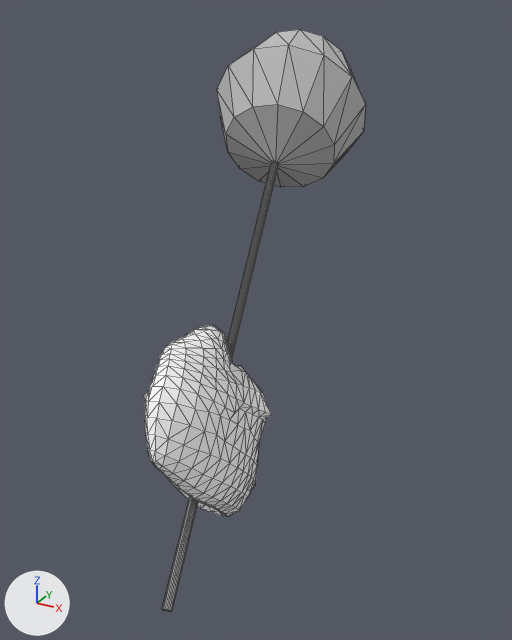
Two versions of the OBJ model public/assets/handR.obj, one commit apart.
Camera for both pictures: a 50 mm camera at (0.397, -0.625, 0.411) aimed at (-0.027, 0.146, 0.026). Every picture has the same lights, and +X, +Y and +Z are marked at lower left. Mesh edges are drawn as thin lines. Where no turn or scale is listed for an object, it has been applied to the vertices.

Script lines for the objects in view, before the commit:
```python
me_handr = bpy.data.meshes.new('handR')
me_handr.from_pydata(...)  # 698 vertices, 1384 faces; spans x -0.221..0.065, y -0.194..0.517, z -0.155..0.382
# faces by material slot: [1220, 164]
me_handr.materials.append(mat_pasted__lambert2sg)  # white #ffffff
me_handr.materials.append(mat_initialshadinggroup)  # grey #bcbcbc
ob_handr = bpy.data.objects.new('handR', me_handr)
ob_handr.location = (0.0, 0.0, 0.0)
```
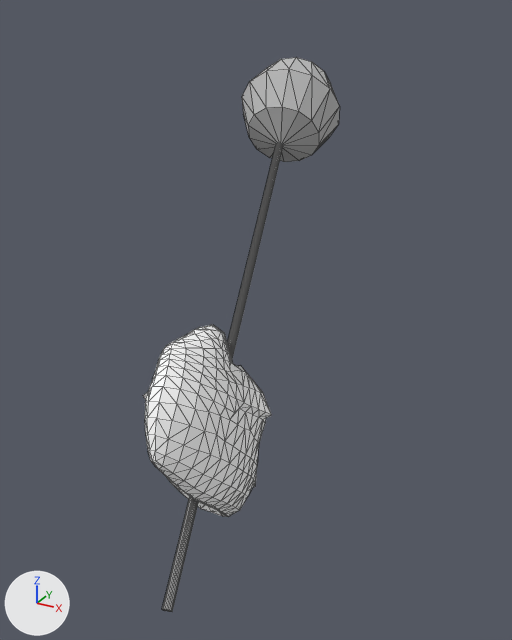
Changed parts and their boxes [x1, y1, x2, y2] in the pictures (512 x 640 px; the box of a moved part takes in the faces that stretch with it):
'handR', reshaped (12% narrower)
    before: [143, 29, 366, 612]
    after: [143, 57, 340, 612]
part 1 of me_handr, moved or reshaped
    before: [217, 29, 366, 187]
    after: [242, 57, 340, 162]

What changed in the scene script:
```text
Change me_handr:
    where me_handr.from_pydata(...)  # 698 vertices, 1384 faces; spans x -0.221..0.065, y -0.194..0.517, z -0.155..0.382
    used by ob_handr; location = (0.0, 0.0, 0.0)
    me_handr part 1: the loose piece of 44 vertices spanning x -0.221..0.01, y 0.283..0.517, z 0.151..0.382 is scaled about its middle by 0.661
```
